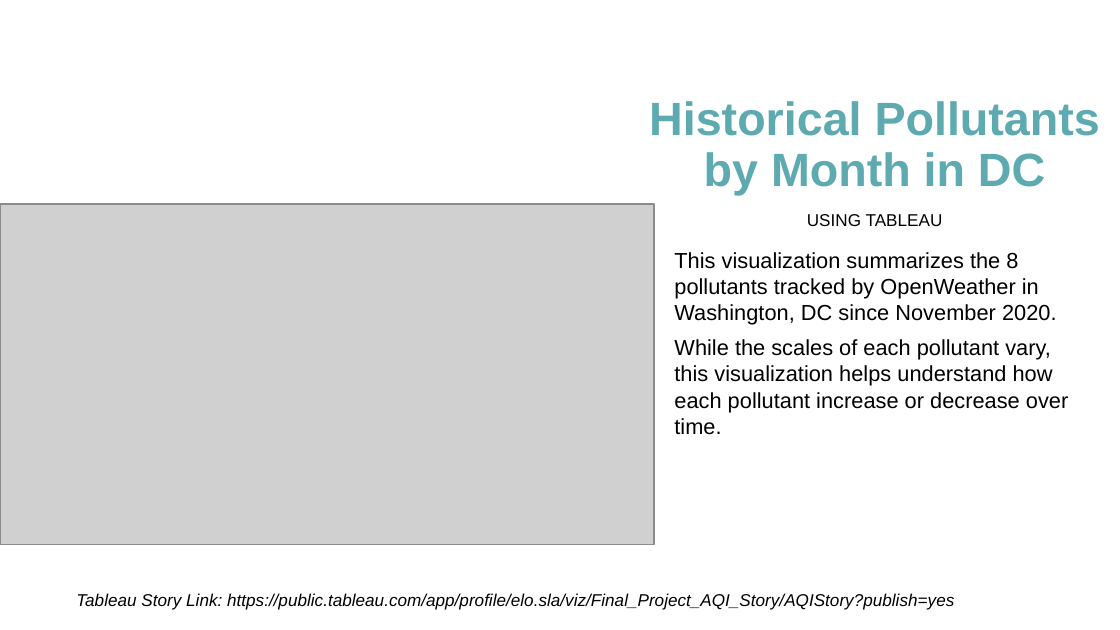
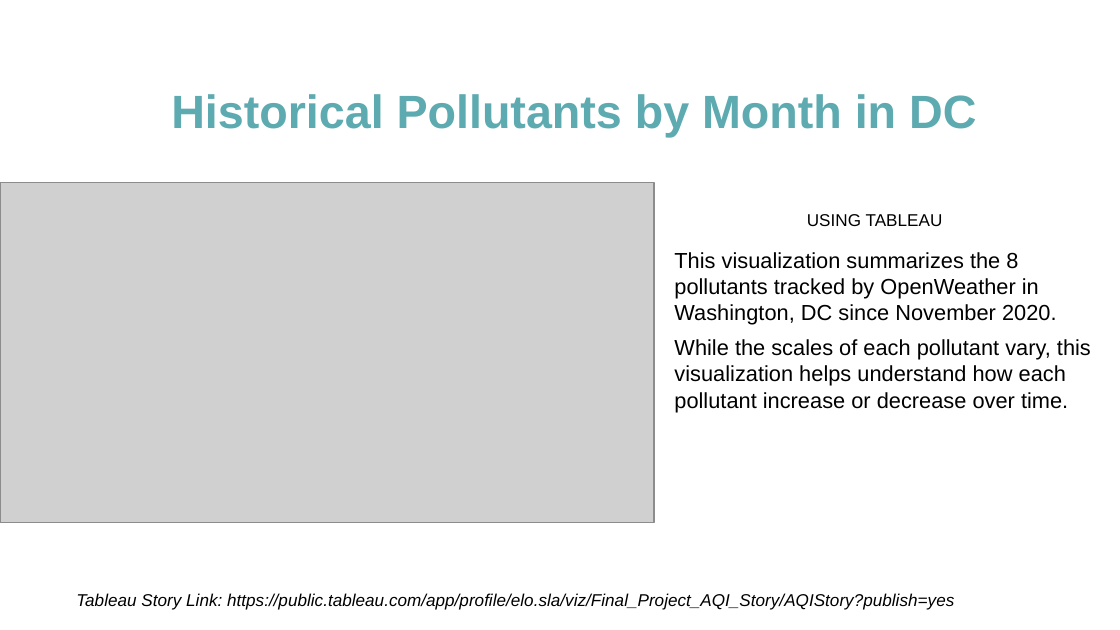
Before and after one commit to mereilly/AQI_Module_20_Final_Project, a slide deck: slide 13 of OpenWeather_AQI_Presentation_Final.pptx. Drawn at 1120x630 pixels with LibreOffice and Linux fonts; fonts in the diff are those of the drawing; grey boxes stand for pictures. Boxes give left, top, right and bottom in pixels: in the first picture for what was removed or moved away, otherwise in the second. Text is boxed around its words. In the diff, an @@ line names an element or a change of style, - is before the commit and + after.

```diff
--- a/OpenWeather_AQI_Presentation_Final.pptx
+++ b/OpenWeather_AQI_Presentation_Final.pptx
@@ title "Historical Pollutants by Month in ..." rewrapped from bbox=[649, 101, 1100, 195] to bbox=[171, 94, 976, 137] @@
@@ picture: place and size @@
-picture at bbox=[0, 204, 654, 544]
+picture at bbox=[0, 183, 654, 523]
@@ text "This visualization summarizes the 8 ..." rewrapped from bbox=[674, 252, 1068, 435] to bbox=[674, 252, 1091, 412] @@
```
Also in this commit, not shown: 6 other slides changed, 2 other files.
